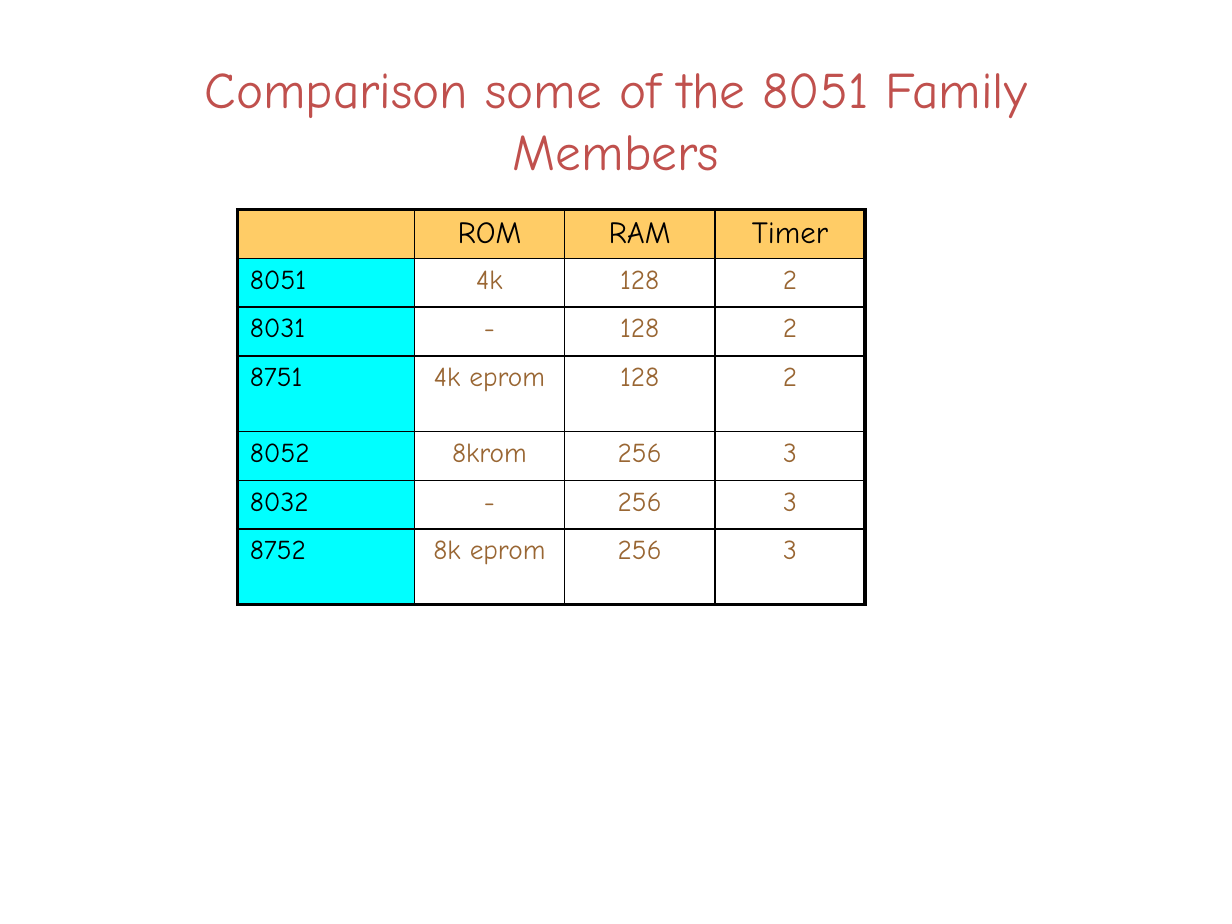
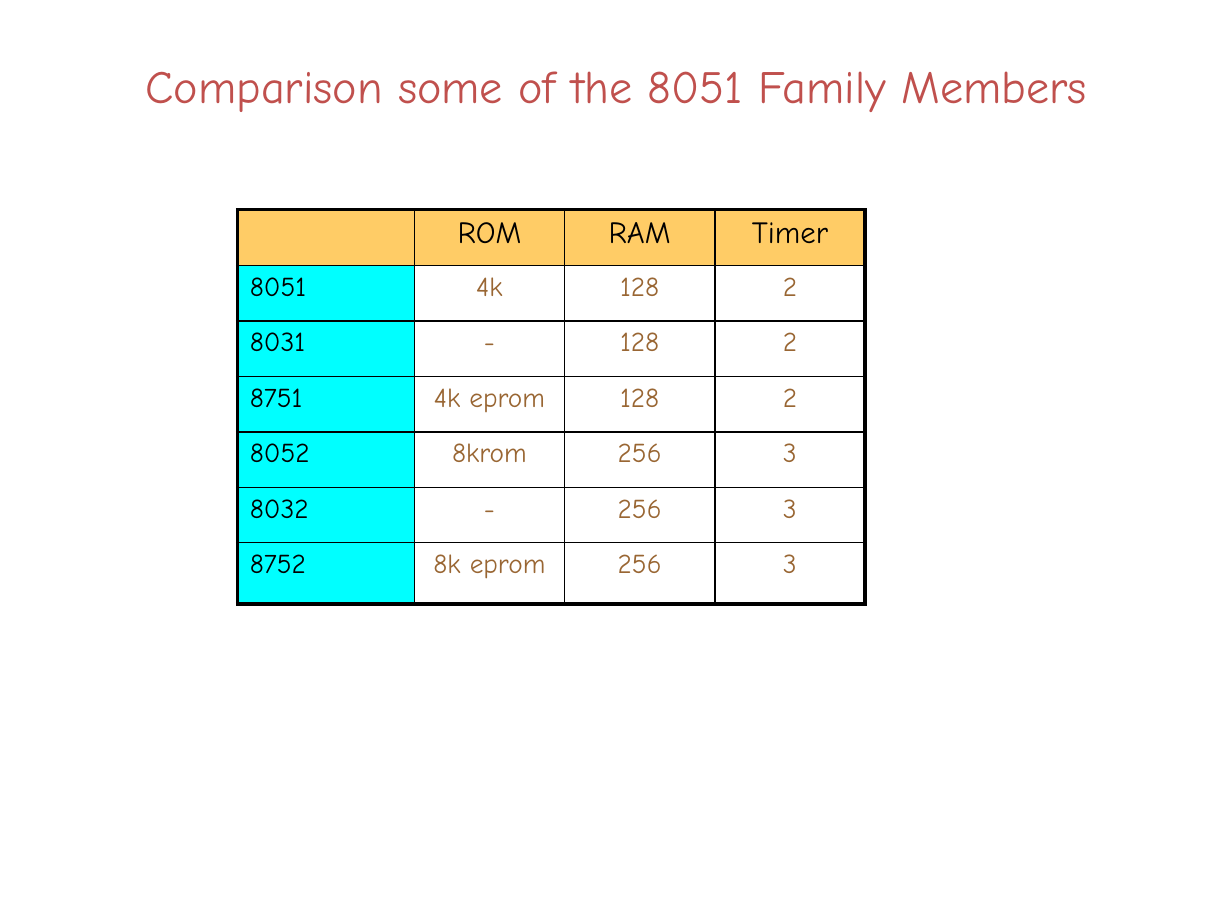
Before and after one commit to IT-GECBH/2020, a slide deck: slide 27 of resources/MICROPROCESSOR/series2/microcontroller_intro.pptx. Drawn at 1232x924 pixels with LibreOffice and Linux fonts; fonts in the diff are those of the drawing. Boxes give left, top, right and bottom in pixels: in the first picture for what was removed or moved away, otherwise in the second. Text is boxed around its words. In the diff, an @@ line names an element or a change of style, - is before the commit and + after.

```diff
--- a/resources/MICROPROCESSOR/series2/microcontroller_intro.pptx
+++ b/resources/MICROPROCESSOR/series2/microcontroller_intro.pptx
@@ title "Comparison some of the 8051 ..." at <box>145,71,1087,112</box>: size 30 to 27 pt @@
@@ table at <box>238,209,866,604</box> @@
@@ borders changed @@
```
Also in this commit, not shown: 27 other slides changed.
